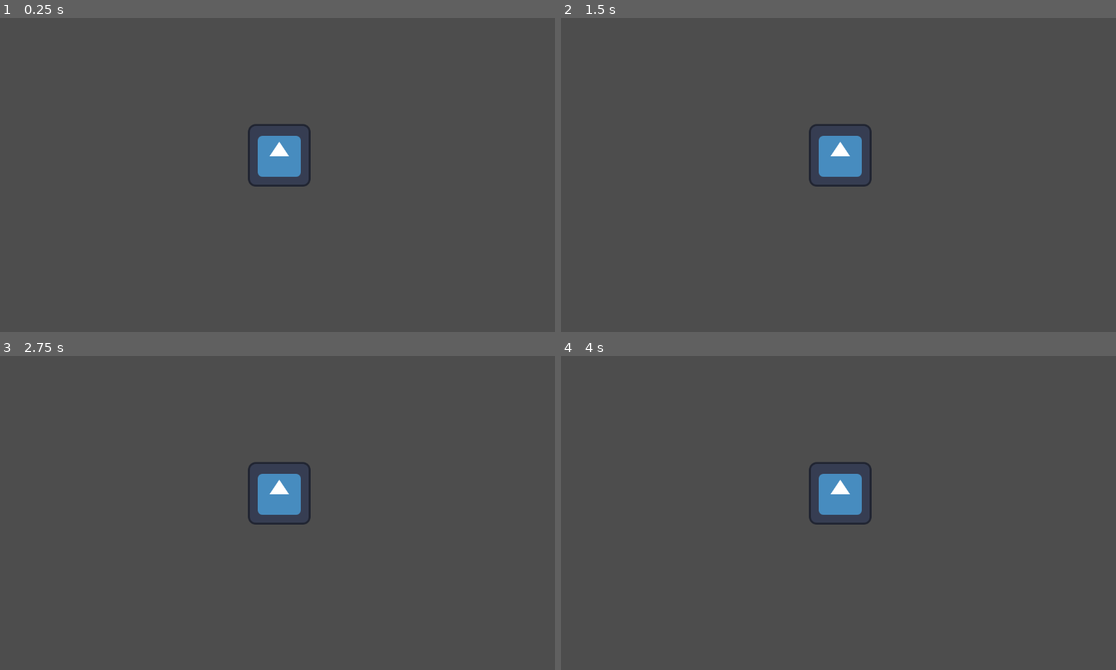
Above: before the commit, frames 1-4 (two rows, left to right).
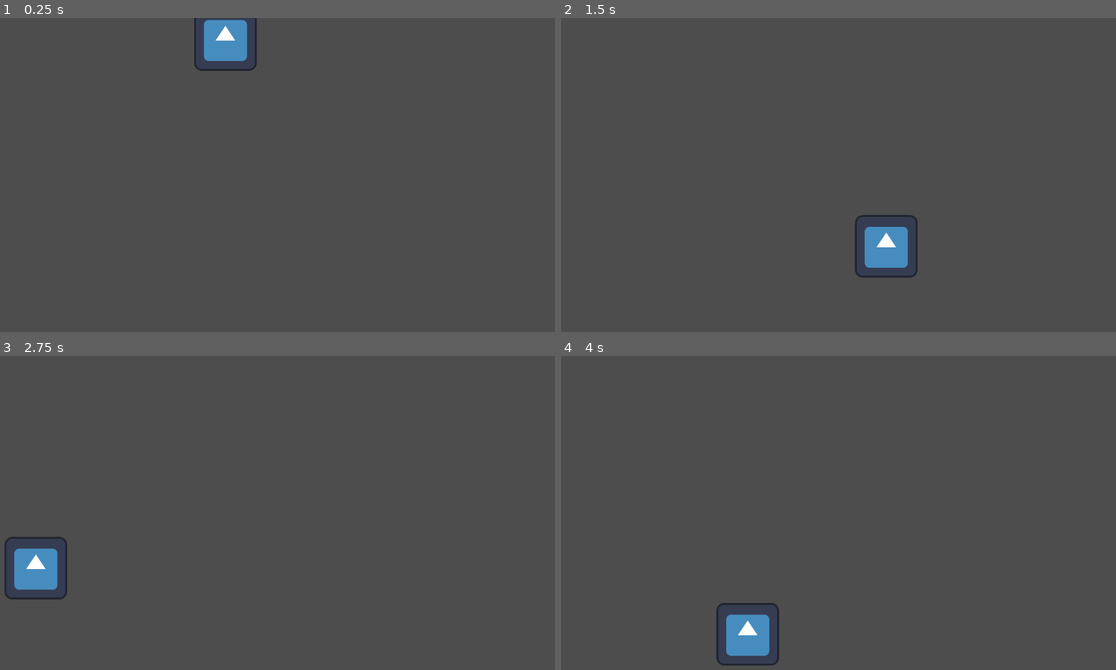
Above: after the commit, the same moments.

Repository: MagicalAnt/ClickGame
Game: Godot game, scene res://game.tscn
The game is run twice, just before and just after one commit, with the same random seed, the same clock (stepped at 60 frames per second) and the same inputs. The engine's default icon, where the game draws it, is replaced by a stand-in: a white triangle on a blue panel in a dark square.
Inputs (mouse positions are in pixels of both pictures, inside the frame that each line leads up to):
- Up to frame 1 (0.25 s): no input
- Up to frame 2 (1.5 s): tap Enter (ui_accept) at 0.5, 0.77, 1.25 s; move the mouse to (838, 156) at 0.52 s; press the mouse at (838, 156) at 0.53 s; move the mouse to (721, 190) at 1.27 s; release the mouse at (721, 190) at 1.28 s; click (721, 190) at 1.35 s
- Up to frame 3 (2.75 s): tap Enter (ui_accept) at 1.52, 2 s; move the mouse to (327, 443) at 2.02 s; press the mouse at (327, 443) at 2.03 s
- Up to frame 4 (4 s): tap Enter (ui_accept) at 2.75, 3.02, 3.5, 3.77 s; move the mouse to (805, 578) at 2.77 s; release the mouse at (805, 578) at 2.78 s; click (805, 578) at 2.85 s; move the mouse to (1005, 563) at 3.52 s; press the mouse at (1005, 563) at 3.53 s

The runs differ from the first frame. In frame 1, 2.5% of the frame differs, in the area x 34-56%, y 0-54%; in frame 2, 2.6%; in frame 3, 2.6%, in the area x 0-56%, y 33-78%; in frame 4, 2.6%.

Commit message:
Update Godot.gd

Diff:
--- a/Godot.gd
+++ b/Godot.gd
@@ -1,4 +1,8 @@
 extends Area2D
+
+var random = RandomNumberGenerator.new()
+#var randX = random.randi_range(20,100)
+#var randY = random.randi_range(20,100)
 
 var score: int = 0
 var MAX_SCORE = 10
@@ -6,10 +10,14 @@
 signal win
 signal lost
 
+func _ready():
+	_rand_position()
+
 func _input_event(viewport, event, shape_idx):
 	#print(event)
 	if (event.is_action_pressed("click")):
 		score = score +1
+		_rand_position()
 		print(score)
 		if (score == MAX_SCORE):
 			self.hide()
@@ -31,3 +39,9 @@
 	emit_signal("lost")
 	self.hide()
 #	pass # Replace with function body.
+
+func _rand_position():
+	random.randomize()
+	var randX = random.randi_range(20,get_viewport_rect().size.x -20)
+	var randY = random.randi_range(20,get_viewport_rect().size.y - 20)
+	self.set_global_position(Vector2(randX, randY))
